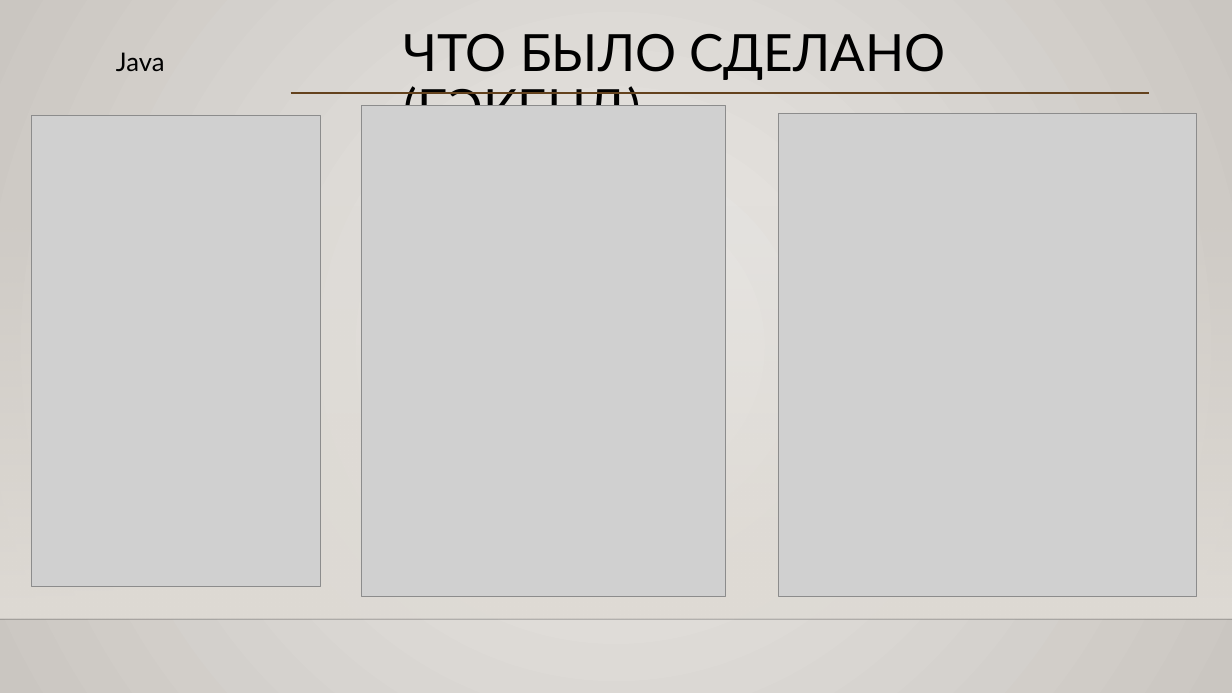
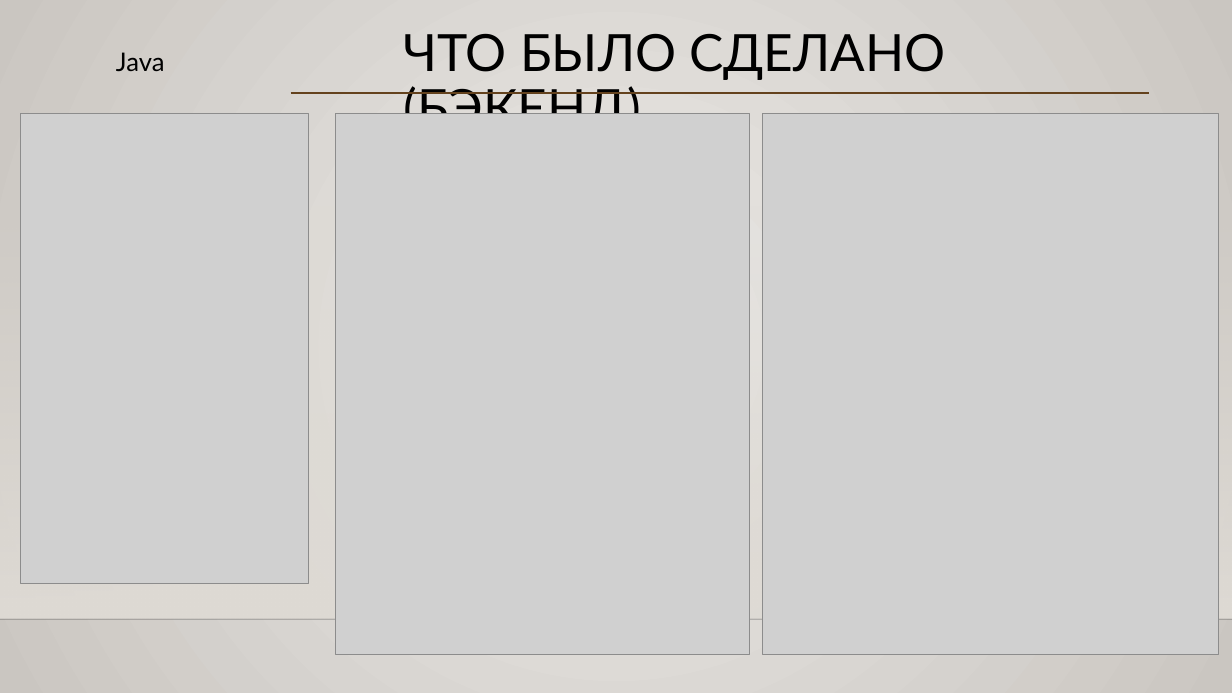
Before and after one commit to izzager/UntitledOrganizerApp, a slide deck: slide 6 of Отчет октябрь.pptx. Drawn at 1232x693 pixels with LibreOffice and Linux fonts; fonts in the diff are those of the drawing; grey boxes stand for pictures; background and template pictures are left out. Boxes give left, top, right and bottom in pixels: in the first picture for what was removed or moved away, otherwise in the second. Text is boxed around its words. In the diff, an @@ line names an element or a change of style, - is before the commit and + after.

```diff
--- a/Отчет октябрь.pptx
+++ b/Отчет октябрь.pptx
@@ picture: place and size @@
-picture at box(31, 116, 320, 586)
+picture at box(20, 114, 309, 584)
@@ picture: place and size @@
-picture at box(361, 105, 726, 596)
+picture at box(335, 114, 750, 655)
@@ picture: place and size @@
-picture at box(779, 114, 1197, 597)
+picture at box(762, 114, 1218, 655)
```
Also in this commit, not shown: 4 other slides changed.
